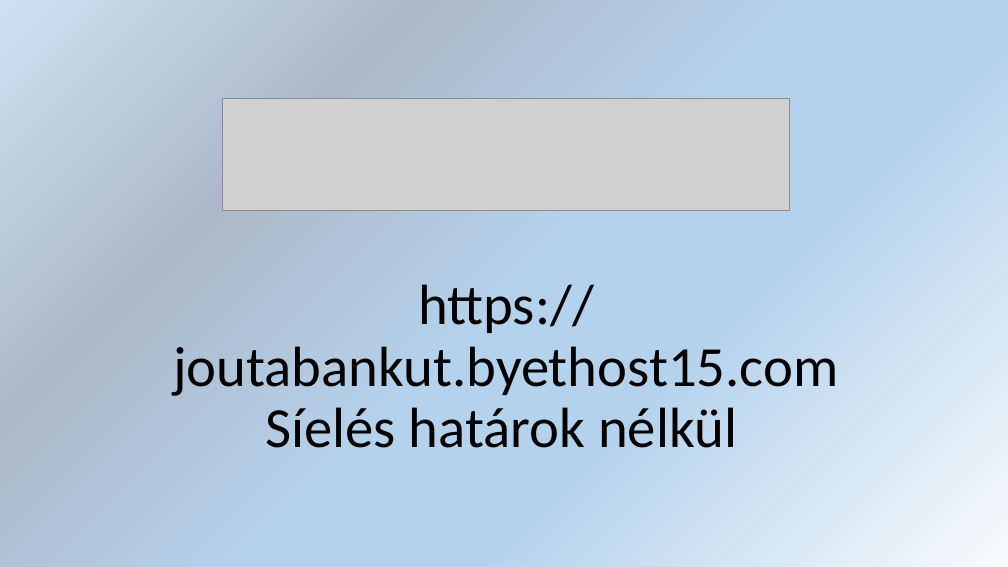
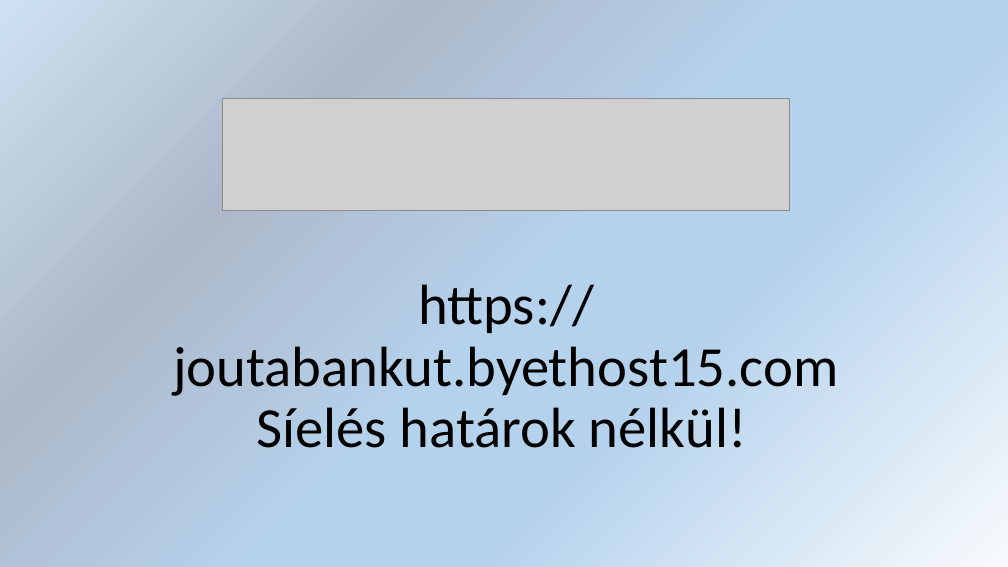
Before and after one commit to szederp/Vizsga2025, a slide deck: slide 1 of joutabankut.pptx. Drawn at 1008x567 pixels with LibreOffice and Linux fonts; fonts in the diff are those of the drawing; grey boxes stand for pictures. Boxes give left, top, right and bottom in pixels: in the first picture for what was removed or moved away, otherwise in the second. Text is boxed around its words. In the diff, an @@ line names an element or a change of style, - is before the commit and + after.

```diff
--- a/joutabankut.pptx
+++ b/joutabankut.pptx
@@ title at (173, 284, 838, 448): text changed @@
-https://joutabankut.byethost15.com
-Síelés határok nélkül
+https://joutabankut.byethost15.com
+Síelés határok nélkül!
```
Also in this commit, not shown: 1 other slide changed.
